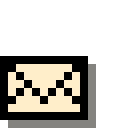
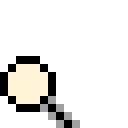
Two versions of the same layered image (128 × 128). Layer-by-layer changes:
added layer "locate (opacity)" above "locate" over (0, 56, 80, 128)
hid "email (opacity)", moved it above "email" over (0, 56, 96, 128)
